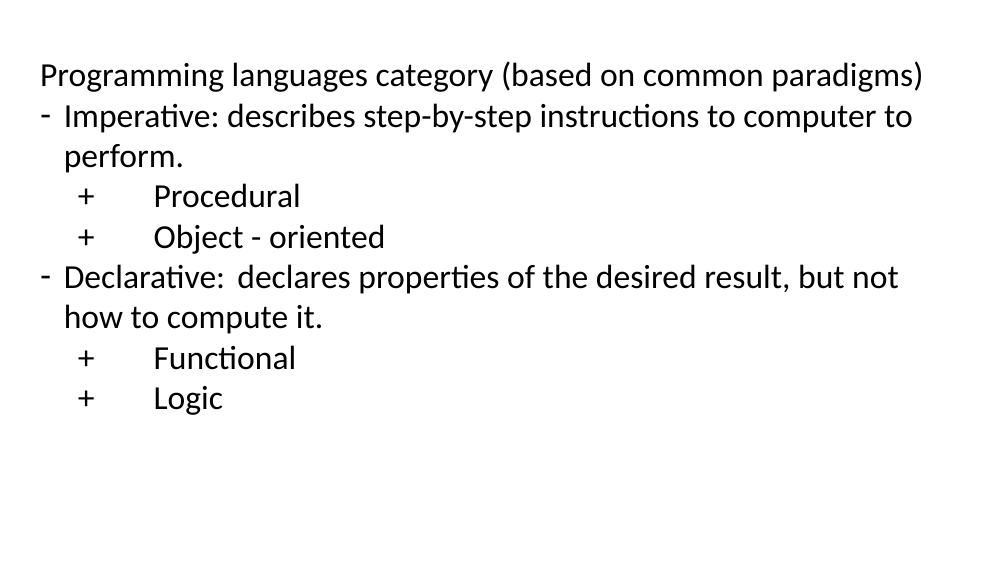
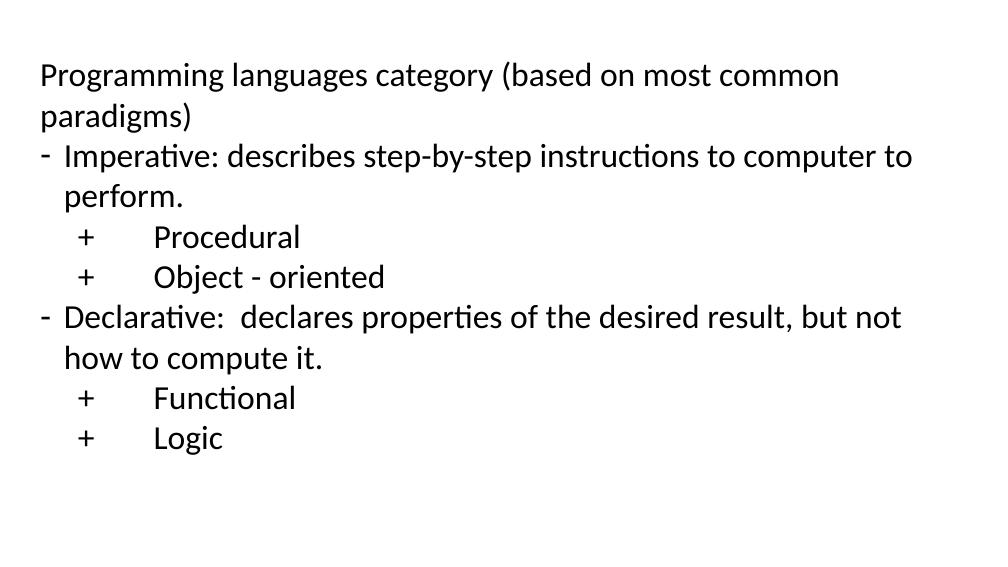
Before and after one commit to nch2698/CS-210, a slide deck: slide 1 of categories.pptx. Drawn at 1008x567 pixels with LibreOffice and Linux fonts; fonts in the diff are those of the drawing. Boxes give left, top, right and bottom in pixels: in the first picture for what was removed or moved away, otherwise in the second. Text is boxed around its words. In the diff, an @@ line names an element or a change of style, - is before the commit and + after.

Commit message:
category

```diff
--- a/categories.pptx
+++ b/categories.pptx
@@ text at (40, 61, 840, 133): text changed @@
-Programming languages category (based on common paradigms)
+Programming languages category (based on most common paradigms)
```
Also in this commit, not shown: 4 other slides changed, 1 slide added, 2 slides removed.
